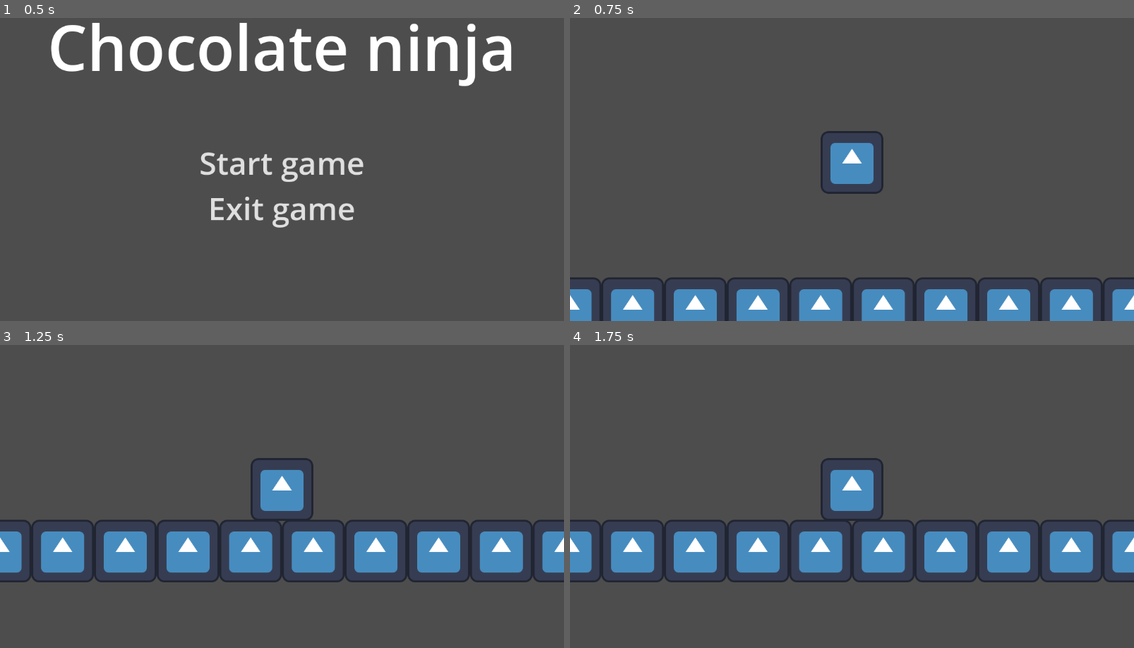
Above: before the commit, frames 1-4 (two rows, left to right).
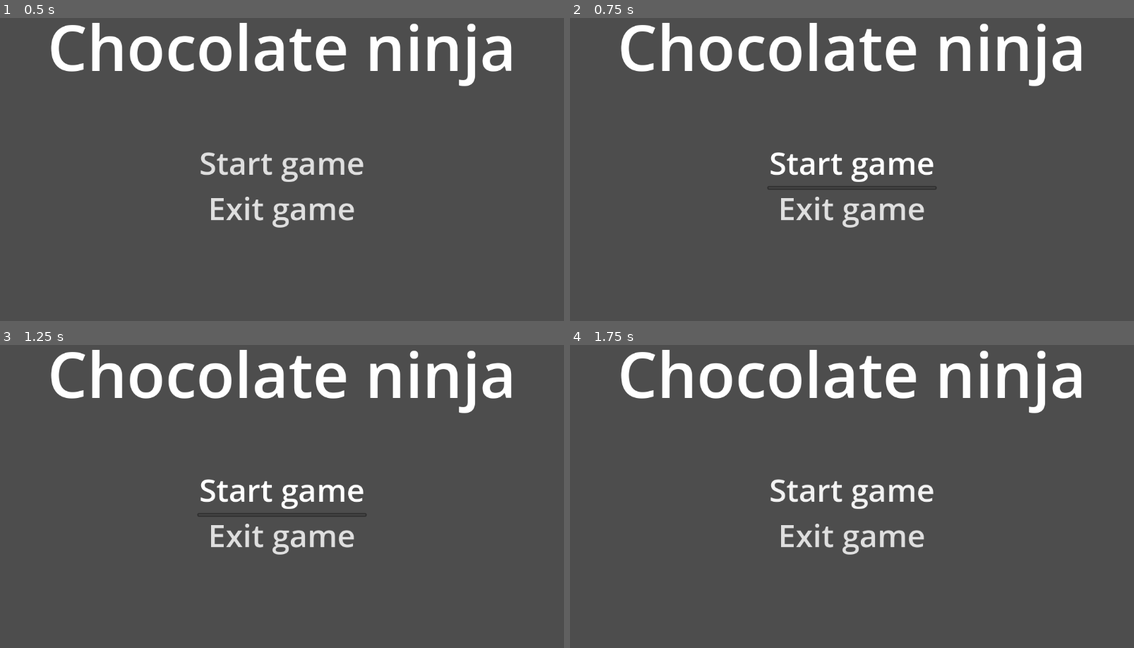
Above: after the commit, the same moments.

Repository: kmazurek/chocolate-ninja
Game: Godot game, scene res://scenes/main_menu.tscn
The game is run twice, just before and just after one commit, with the same random seed, the same clock (stepped at 60 frames per second) and the same inputs. The engine's default icon, where the game draws it, is replaced by a stand-in: a white triangle on a blue panel in a dark square.
Inputs (mouse positions are in pixels of both pictures, inside the frame that each line leads up to):
- Up to frame 1 (0.5 s): no input
- Up to frame 2 (0.75 s): click "Start game" at 0.5 s
- Up to frame 3 (1.25 s): no input
- Up to frame 4 (1.75 s): click (852, 490) at 1.25 s, where only the run after the commit has a clickable "Start game"

Frame 1 is identical in both runs. In frame 2, 16% of the frame differs, in the area x 0-100%, y 1-100%; in frame 3, 19%, in the area x 0-100%, y 1-79%; in frame 4, 19%.

Commit message:
Change player to be a scene

Diff:
--- /dev/null
+++ b/scenes/entities/player.tscn
@@ -0,0 +1,24 @@
+[gd_scene load_steps=4 format=3 uid="uid://b5v7sxvk7616q"]
+
+[ext_resource type="Script" path="res://scenes/prefabs/player.gd" id="1_qnr6s"]
+[ext_resource type="Texture2D" uid="uid://boe8anvq0638e" path="res://icon.svg" id="2_bc1ga"]
+
+[sub_resource type="CapsuleShape2D" id="CapsuleShape2D_hkfos"]
+radius = 55.0
+height = 122.0
+
+[node name="player" type="Node2D"]
+
+[node name="player" type="CharacterBody2D" parent="."]
+position = Vector2(2.08165e-12, 2.08165e-12)
+script = ExtResource("1_qnr6s")
+
+[node name="Camera2D" type="Camera2D" parent="player"]
+position = Vector2(2.08165e-12, 2.08165e-12)
+
+[node name="Sprite2D" type="Sprite2D" parent="player"]
+texture = ExtResource("2_bc1ga")
+
+[node name="CollisionShape2D" type="CollisionShape2D" parent="player"]
+position = Vector2(0, 1)
+shape = SubResource("CapsuleShape2D_hkfos")
--- a/scenes/level1.tscn
+++ b/scenes/level1.tscn
@@ -1,6 +1,6 @@
-[gd_scene load_steps=6 format=3 uid="uid://dppl8ialv5cxq"]
+[gd_scene load_steps=5 format=3 uid="uid://dppl8ialv5cxq"]
 
-[ext_resource type="Script" path="res://scripts/player.gd" id="1_jysht"]
+[ext_resource type="PackedScene" path="res://scenes/entities/player.tscn" id="2_2hdp3"]
 [ext_resource type="Texture2D" uid="uid://boe8anvq0638e" path="res://icon.svg" id="2_lhy5c"]
 
 [sub_resource type="TileSetAtlasSource" id="TileSetAtlasSource_ygj60"]
@@ -17,10 +17,6 @@
 physics_layer_0/collision_layer = 1
 sources/0 = SubResource("TileSetAtlasSource_ygj60")
 
-[sub_resource type="CapsuleShape2D" id="CapsuleShape2D_r60eh"]
-radius = 55.0
-height = 122.0
-
 [node name="root" type="Node2D"]
 
 [node name="TileMap" type="TileMap" parent="."]
@@ -28,16 +24,4 @@
 format = 2
 layer_0/tile_data = PackedInt32Array(196606, 0, 0, 196607, 0, 0, 131072, 0, 0, 131073, 0, 0, 131074, 0, 0, 196605, 0, 0, 196604, 0, 0, 196603, 0, 0, 131075, 0, 0, 131076, 0, 0, 131077, 0, 0, 131078, 0, 0)
 
-[node name="player" type="CharacterBody2D" parent="."]
-position = Vector2(2.08165e-12, 2.08165e-12)
-script = ExtResource("1_jysht")
-
-[node name="Camera2D" type="Camera2D" parent="player"]
-position = Vector2(2.08165e-12, 2.08165e-12)
-
-[node name="Sprite2D" type="Sprite2D" parent="player"]
-texture = ExtResource("2_lhy5c")
-
-[node name="CollisionShape2D" type="CollisionShape2D" parent="player"]
-position = Vector2(0, 1)
-shape = SubResource("CapsuleShape2D_r60eh")
+[node name="player" parent="." instance=ExtResource("2_2hdp3")]
--- a/scenes/main_menu.tscn
+++ b/scenes/main_menu.tscn
@@ -1,7 +1,6 @@
-[gd_scene load_steps=4 format=3 uid="uid://dithlpiiqvbqk"]
+[gd_scene load_steps=3 format=3 uid="uid://dithlpiiqvbqk"]
 
-[ext_resource type="Script" path="res://scripts/main_menu/button_start.gd" id="1_slha1"]
-[ext_resource type="Script" path="res://scripts/main_menu/button_exit.gd" id="2_w4m6n"]
+[ext_resource type="Script" path="res://scripts/button_start.gd" id="1_ex38m"]
 
 [sub_resource type="LabelSettings" id="LabelSettings_74mk5"]
 font_size = 128
@@ -38,7 +37,7 @@
 grow_vertical = 2
 theme_override_font_sizes/font_size = 64
 text = "Start game"
-script = ExtResource("1_slha1")
+script = ExtResource("1_ex38m")
 
 [node name="button_exit" type="MenuButton" parent="CanvasLayer/menu"]
 layout_mode = 1
@@ -55,7 +54,7 @@
 grow_vertical = 2
 theme_override_font_sizes/font_size = 64
 text = "Exit game"
-script = ExtResource("2_w4m6n")
+script = ExtResource("1_ex38m")
 
 [node name="title" type="Label" parent="CanvasLayer"]
 anchors_preset = 15
--- /dev/null
+++ b/scripts/button_start.gd
@@ -0,0 +1,5 @@
+extends MenuButton
+
+
+func _pressed():
+	get_tree().change_scene_to_file("res://scenes/levels/level1.tscn")
--- a/scripts/main_menu/button_start.gd
+++ /dev/null
@@ -1,5 +0,0 @@
-extends MenuButton
-
-
-func _pressed():
-	get_tree().change_scene_to_file("res://scenes/level1.tscn")
Renamed: scripts/player.gd -> scenes/entities/player.gd
Renamed: scripts/main_menu/button_exit.gd -> scripts/button_exit.gd
